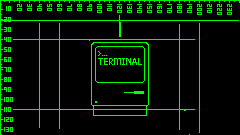
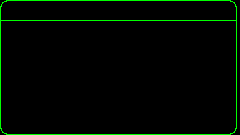
Revision of a layered 240px x 135px image; what changed, layer by layer:
hid "appIconTest" over 88, 40, 149, 116
hid "Capa 0" over 0, 0, 240, 135
painted on "fondo" over 0, 0, 240, 135
